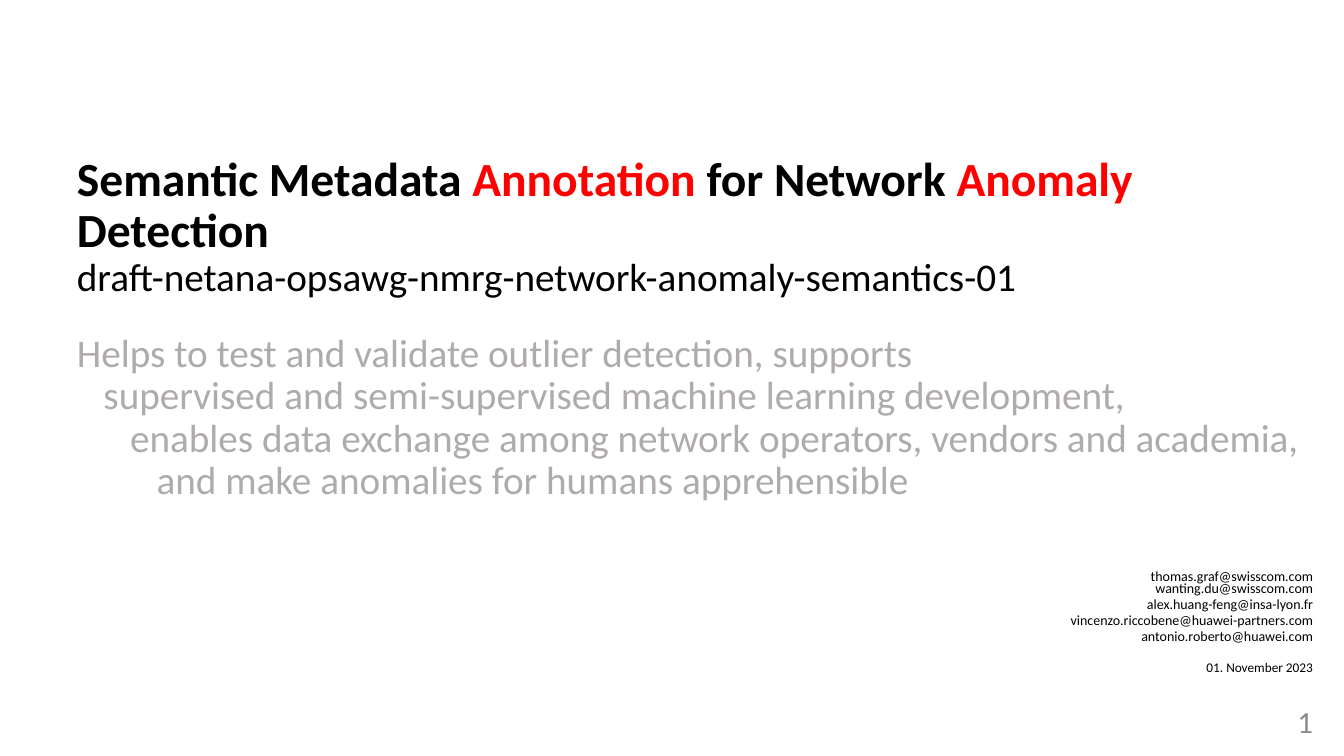
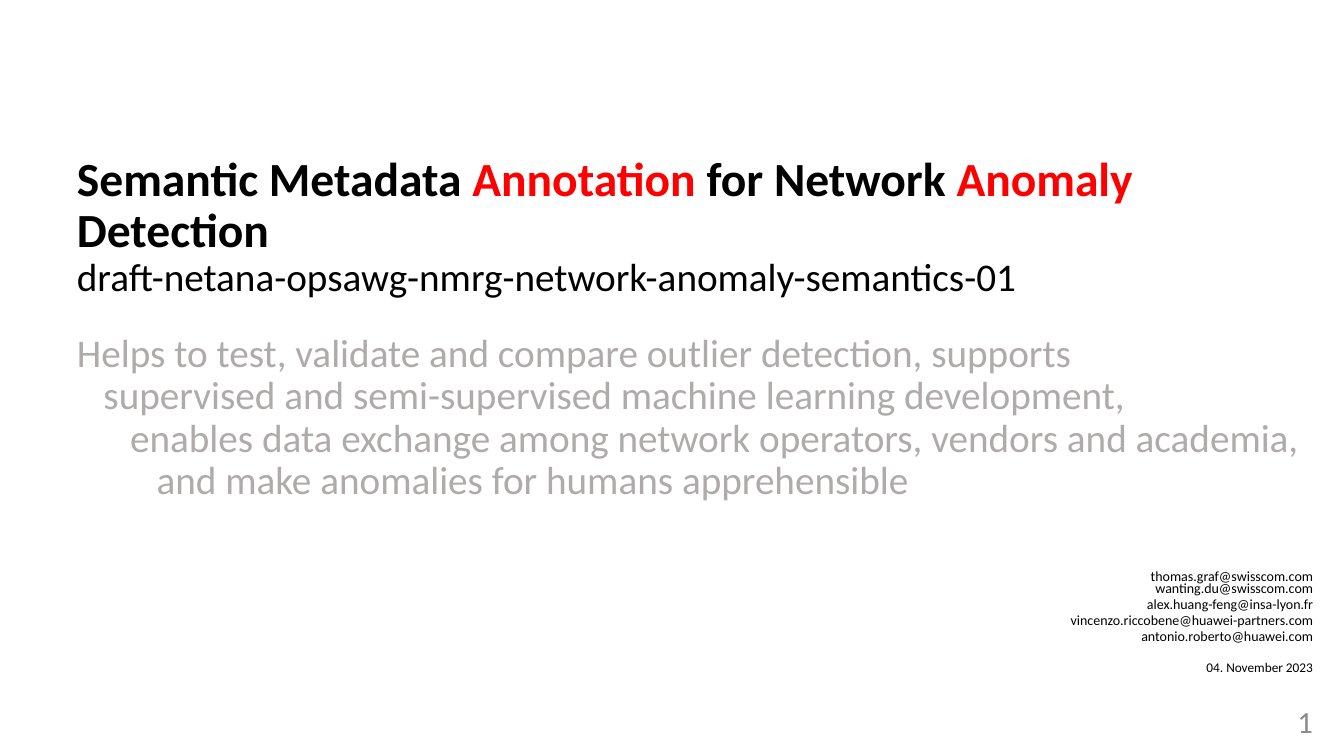
Before and after one commit to network-analytics/ietf-network-analytics-document-status, a slide deck: slide 1 of 118/IEPG/draft-netana-iepg-nmrg-network-anomaly-semantics-01.pptx. Drawn at 1344x756 pixels with LibreOffice and Linux fonts; fonts in the diff are those of the drawing. Boxes give left, top, right and bottom in pixels: in the first picture for what was removed or moved away, otherwise in the second. Text is boxed around its words. In the diff, an @@ line names an element or a change of style, - is before the commit and + after.

```diff
--- a/118/IEPG/draft-netana-iepg-nmrg-network-anomaly-semantics-01.pptx
+++ b/118/IEPG/draft-netana-iepg-nmrg-network-anomaly-semantics-01.pptx
@@ text at bbox=[77, 340, 1125, 416]: text changed @@
-Helps to test and validate outlier detection, supports
-supervised and semi-supervised machine learning development,
+Helps to test, validate and compare outlier detection, supports
+supervised and semi-supervised machine learning development,
@@ text at bbox=[1206, 662, 1313, 672]: text changed @@
-01. November 2023
+04. November 2023
```
Also in this commit, not shown: 6 other slides changed, 3 other files.
